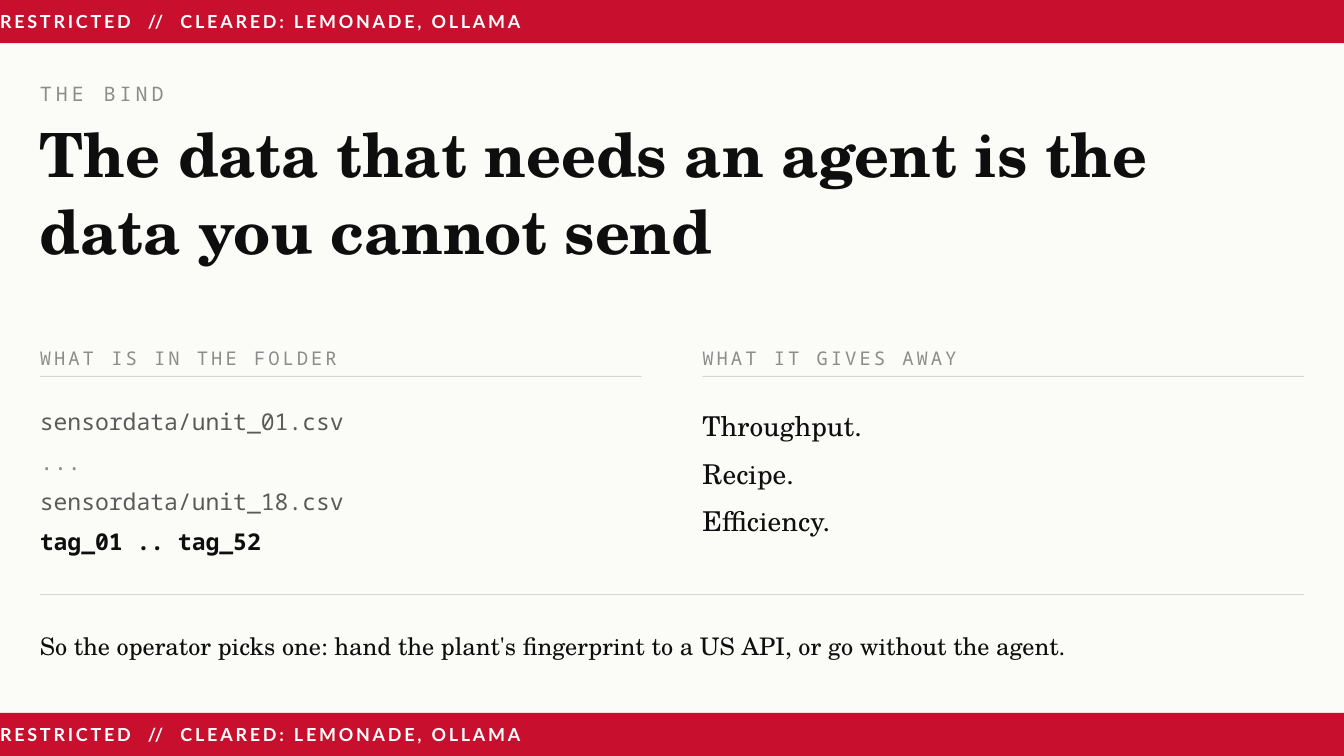
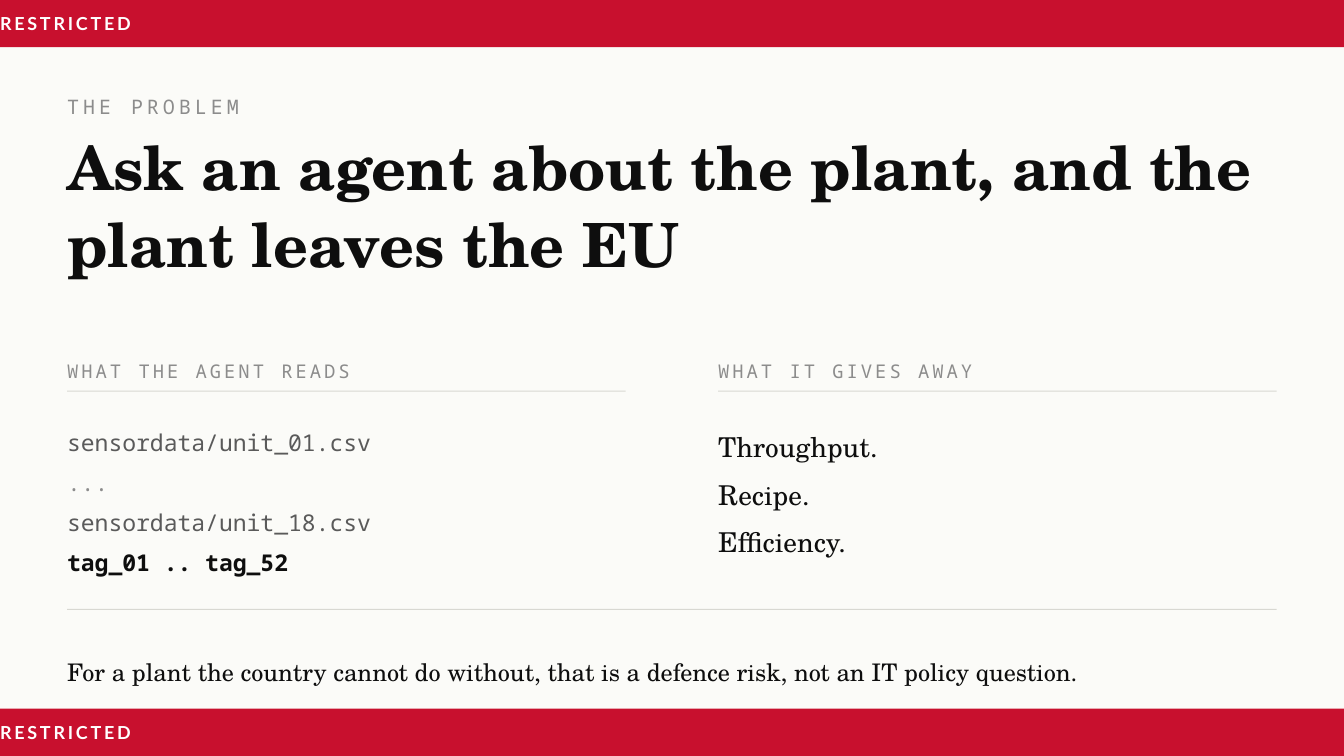
Before and after one commit to AJBogo9/aaltoai-hackathon-2026, a slide deck: slide 1 of demo/Norrin_Pitch.pptx. Drawn at 1344x756 pixels with LibreOffice and Linux fonts; fonts in the diff are those of the drawing. Boxes give left, top, right and bottom in pixels: in the first picture for what was removed or moved away, otherwise in the second. Text is boxed around its words. In the diff, an @@ line names an element or a change of style, - is before the commit and + after.

Commit message:
Open the pitch with a before and after of where the data goes
Slides 1 to 4 are now the stakes, the raw data path today, the same path
with the broker, and the rule. Slides 2 and 3 share one map drawn by one
function, so the before and the after differ only in where the lines stop
and in the band colour, which flips from red to green by the marking rule.
The injection slide is no longer presented (it is beat 2 of the live demo)
and the team slide is last again. The stage script follows.

Also carries the spacing change the deck was built on: the gutter widens
to 64px, the slide bands carry the level alone, and the covers and the
site are regenerated from the tokens.

```diff
--- a/demo/Norrin_Pitch.pptx
+++ b/demo/Norrin_Pitch.pptx
@@ rectangle: place and size @@
-rectangle at (0, 0, 1344, 43)
+rectangle at (0, 0, 1344, 47)
@@ text at (0, 17, 131, 30): text changed @@
-RESTRICTED // CLEARED: LEMONADE, OLLAMA
+RESTRICTED
@@ text at (67, 99, 239, 114): text changed @@
-THE BIND
+THE PROBLEM
@@ text at (67, 145, 1251, 280): text changed @@
-The data that needs an agent is the data you cannot send
+Ask an agent about the plant, and the plant leaves the EU
@@ text "WHAT IT GIVES AWAY": place and size @@
-text "WHAT IT GIVES AWAY" at (702, 351, 956, 365)
+text "WHAT IT GIVES AWAY" at (718, 364, 972, 378)
@@ text at (67, 364, 349, 378): text changed @@
-WHAT IS IN THE FOLDER
+WHAT THE AGENT READS
@@ text "sensordata/unit_01.csv": place and size @@
-text "sensordata/unit_01.csv" at (40, 412, 344, 556)
+text "sensordata/unit_01.csv" at (67, 433, 371, 577)
@@ rectangle: place and size @@
-rectangle at (40, 376, 642, 377)
+rectangle at (68, 391, 626, 392)
@@ text "Throughput.": place and size @@
-text "Throughput." at (702, 416, 861, 537)
+text "Throughput." at (718, 437, 877, 558)
@@ rectangle: place and size @@
-rectangle at (703, 376, 1305, 377)
+rectangle at (718, 391, 1276, 392)
@@ rectangle: place and size @@
-rectangle at (40, 595, 1305, 596)
+rectangle at (68, 609, 1277, 610)
@@ text at (67, 663, 1078, 686): text changed @@
-So the operator picks one: hand the plant's fingerprint to a US API, or go without the agent.
+For a plant the country cannot do without, that is a defence risk, not an IT policy question.
@@ rectangle: place and size @@
-rectangle at (0, 713, 1344, 756)
+rectangle at (0, 709, 1344, 756)
@@ text at (0, 726, 131, 739): text changed @@
-RESTRICTED // CLEARED: LEMONADE, OLLAMA
+RESTRICTED
```
Also in this commit, not shown: 4 other slides changed, 2 slides added, 4 slides removed, 12 other files.
